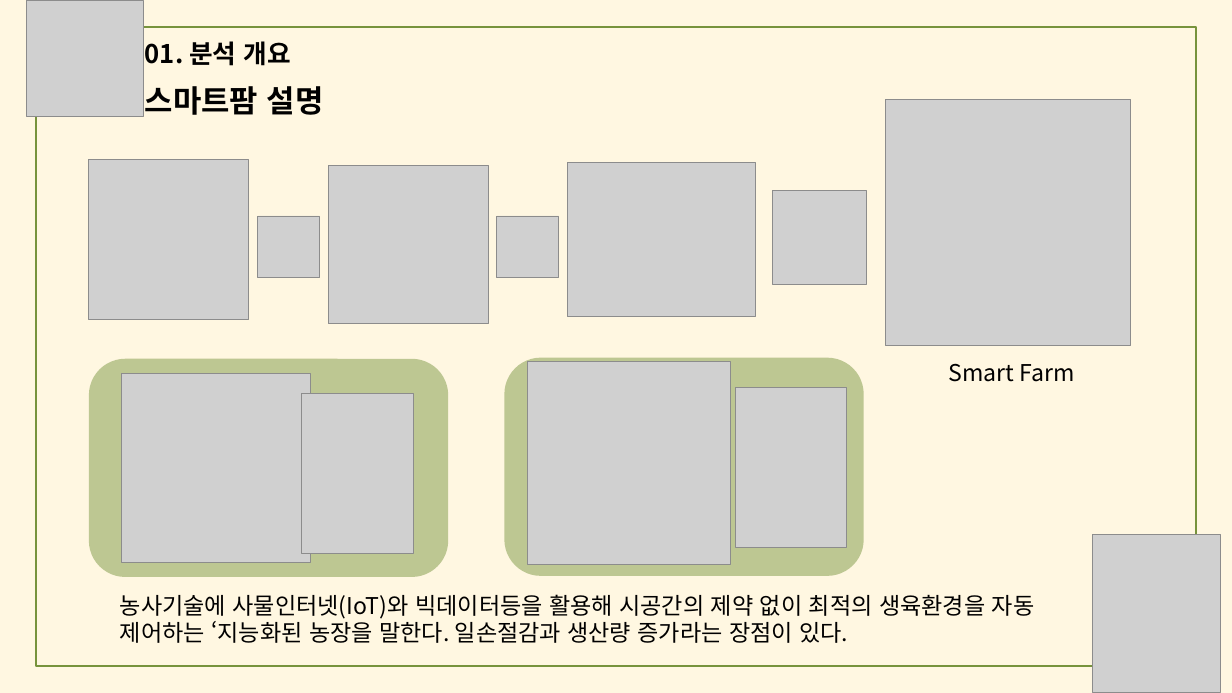
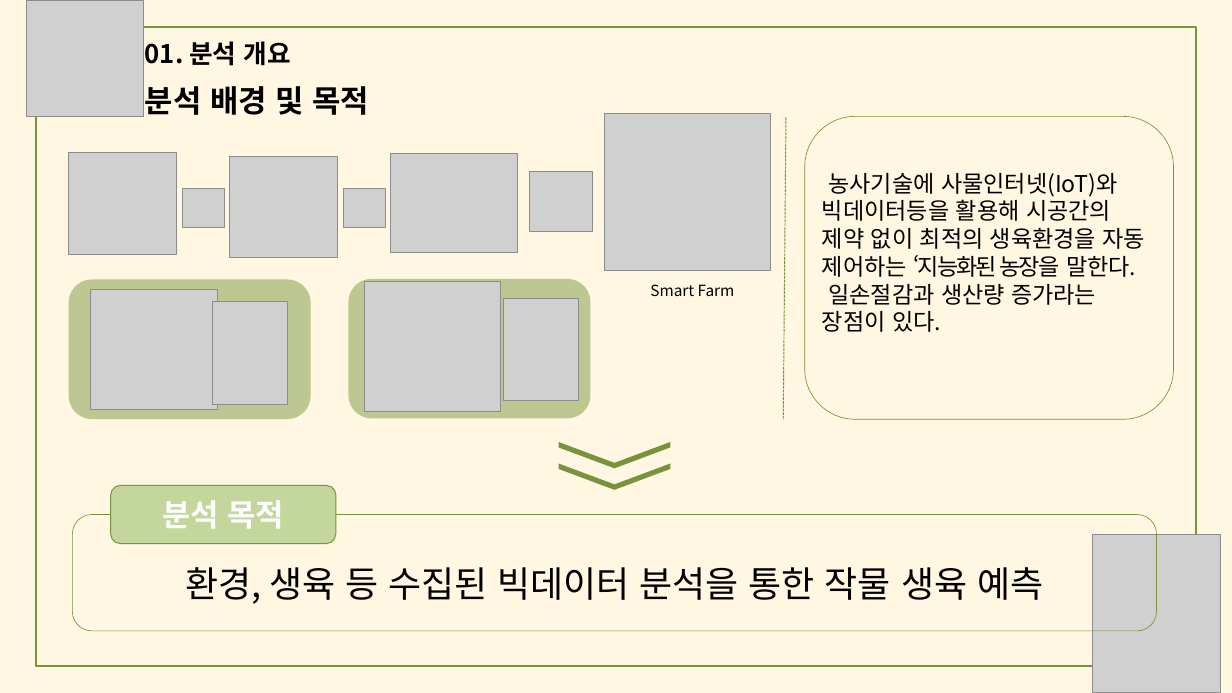
Before and after one commit to meucham11/nong_intern, a slide deck: slide 4 of 경진대회.pptx. Drawn at 1232x693 pixels with LibreOffice and Linux fonts; fonts in the diff are those of the drawing; grey boxes stand for pictures. Boxes give left, top, right and bottom in pixels: in the first picture for what was removed or moved away, otherwise in the second. Text is boxed around its words. In the diff, an @@ line names an element or a change of style, - is before the commit and + after.

```diff
--- a/경진대회.pptx
+++ b/경진대회.pptx
@@ text at [145,86,369,115]: text changed @@
-스마트팜 설명
+분석 배경 및 목적
@@ picture: place and size @@
-picture at [885,99,1131,345]
+picture at [605,114,771,271]
@@ line added from (787, 117) to (784, 421), #77933C 0.75 pt dashed @@
@@ rounded rectangle: place and size @@
-rounded rectangle at [505,358,864,576]
+rounded rectangle at [805,116,1174,420]
@@ rounded rectangle at [805,116,1174,420]: fill #77933C at 48% opacity to none; outline none to #77933C 0.5 pt @@
@@ picture removed at [89,160,249,320] @@
@@ picture: place and size @@
-picture at [328,165,488,323]
+picture at [230,156,338,257]
@@ picture: place and size @@
-picture at [567,163,755,317]
+picture at [391,154,518,253]
@@ picture: place and size @@
-picture at [773,190,867,285]
+picture at [530,172,592,232]
@@ text at [822,173,1146,332]: text changed @@
-농사기술에 사물인터넷(IoT)와 빅데이터등을 활용해 시공간의 제약 없이 최적의 생육환경을 자동 제어하는 ‘지능화된 농장을 말한다. 일손절감과 생산량 증가라는 장점이 있다.
+농사기술에 사물인터넷(IoT)와 빅데이터등을 활용해 시공간의 제약 없이 최적의 생육환경을 자동 제어하는 ‘지능화된 농장을 말한다.
+일손절감과 생산량 증가라는 장점이 있다.
@@ picture: place and size @@
-picture at [258,216,320,278]
+picture at [182,189,224,228]
@@ picture: place and size @@
-picture at [497,216,559,278]
+picture at [344,189,385,228]
@@ rounded rectangle: place and size @@
-rounded rectangle at [89,359,448,577]
+rounded rectangle at [68,280,311,420]
@@ group added at [68,152,591,419]: 3 pictures, 1 rounded rectangle @@
@@ picture: place and size @@
-picture at [735,388,847,548]
+picture at [505,298,579,400]
@@ text "Smart Farm": place and size @@
-text "Smart Farm" at [948,363,1074,382]
+text "Smart Farm" at [650,284,735,296]
@@ text "Smart Farm" at [650,284,735,296]: size 18 to 12 pt @@
@@ picture: place and size @@
-picture at [301,394,413,554]
+picture at [213,301,287,404]
@@ picture removed at [122,373,311,562] @@
@@ picture removed at [528,361,731,565] @@
@@ chevron added at [559,442,671,469], fill #77933C @@
@@ chevron added at [559,463,671,490], fill #77933C @@
@@ rounded rectangle added at [111,485,336,543], fill #C3D69B, outline #77933C 0.75 pt, 24 pt, text #FFFFFF, bold @@
+분석 목적
@@ rounded rectangle added at [72,515,1156,631], outline #77933C 0.5 pt, 28 pt, text #000000 @@
+환경, 생육 등 수집된 빅데이터 분석을 통한 작물 생육 예측
```
Also in this commit, not shown: 17 other slides changed, 6 slides added, 1 slide removed.
